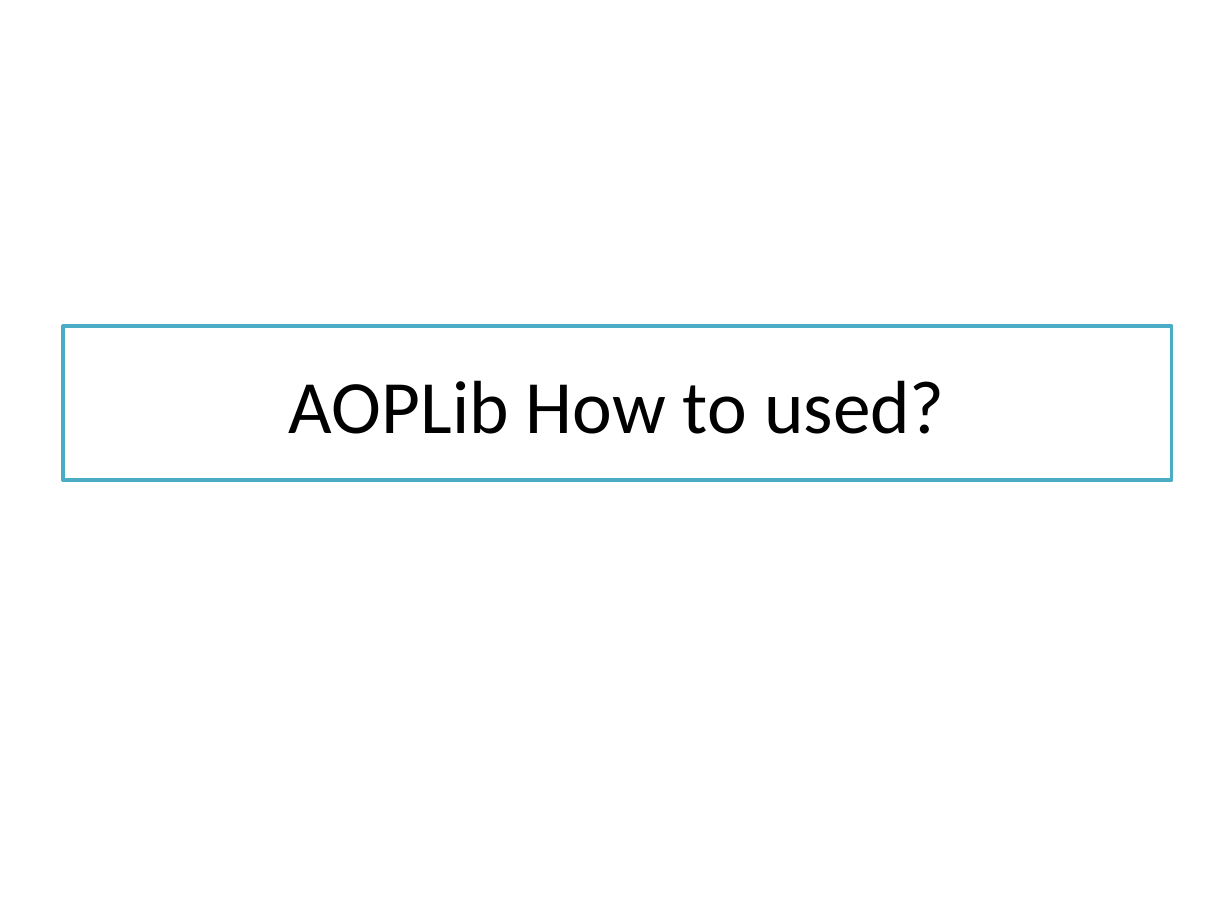
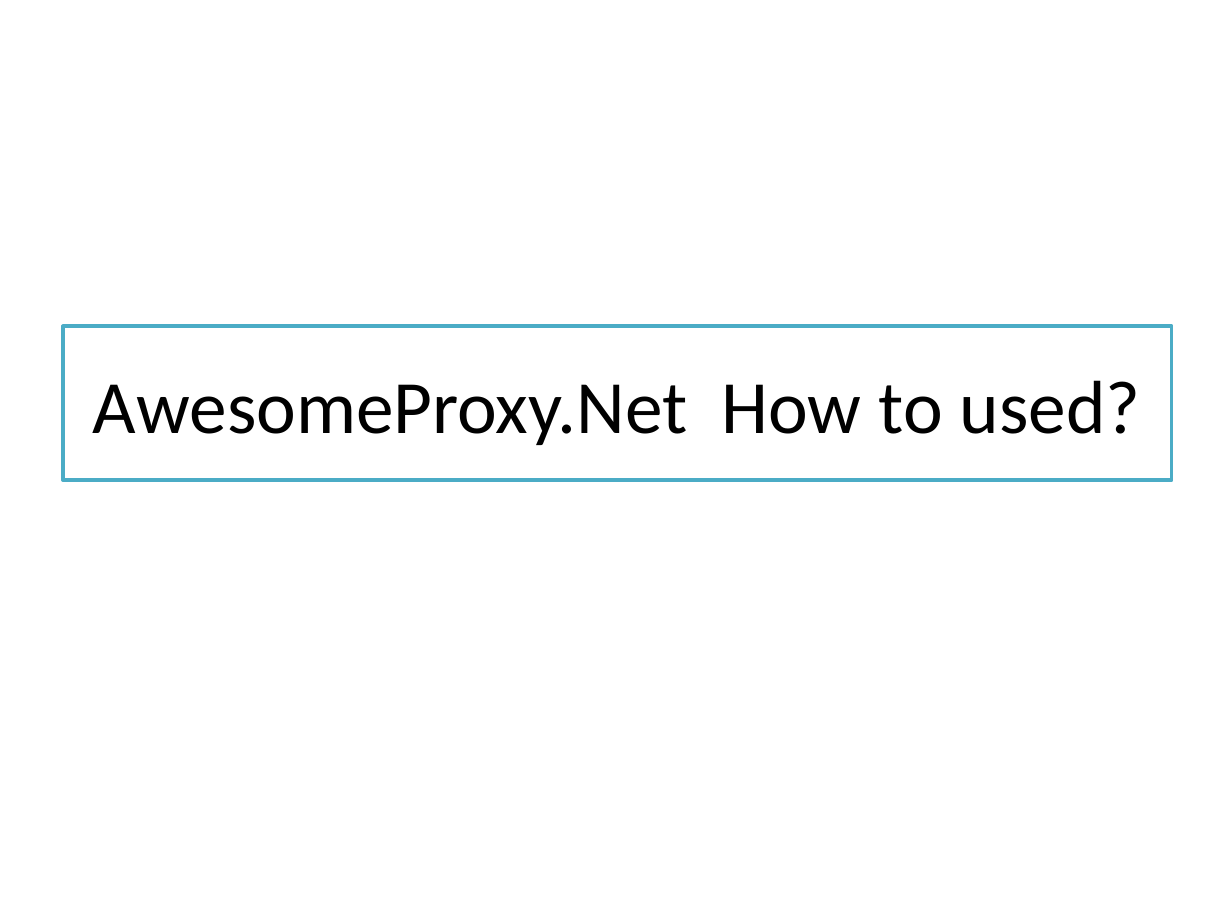
Before and after one commit to isdaniel/AwesomeProxy.Net, a slide deck: slide 9 of file/AOP_介紹PPT.pptx. Drawn at 1232x924 pixels with LibreOffice and Linux fonts; fonts in the diff are those of the drawing. Boxes give left, top, right and bottom in pixels: in the first picture for what was removed or moved away, otherwise in the second. Text is boxed around its words. In the diff, an @@ line names an element or a change of style, - is before the commit and + after.

```diff
--- a/file/AOP_介紹PPT.pptx
+++ b/file/AOP_介紹PPT.pptx
@@ title at (93,380,1141,445): text changed @@
-AOPLib How to used?
+AwesomeProxy.Net How to used?
```
Also in this commit, not shown: 1 other slide changed, 2 slides removed, 29 other files.
